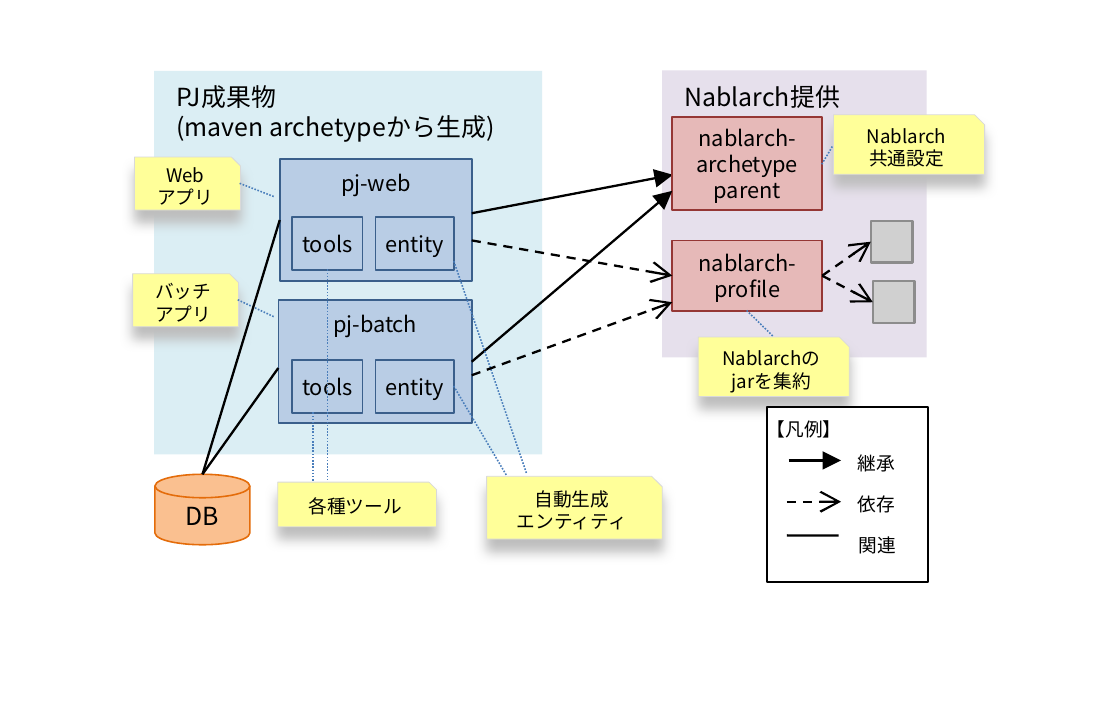
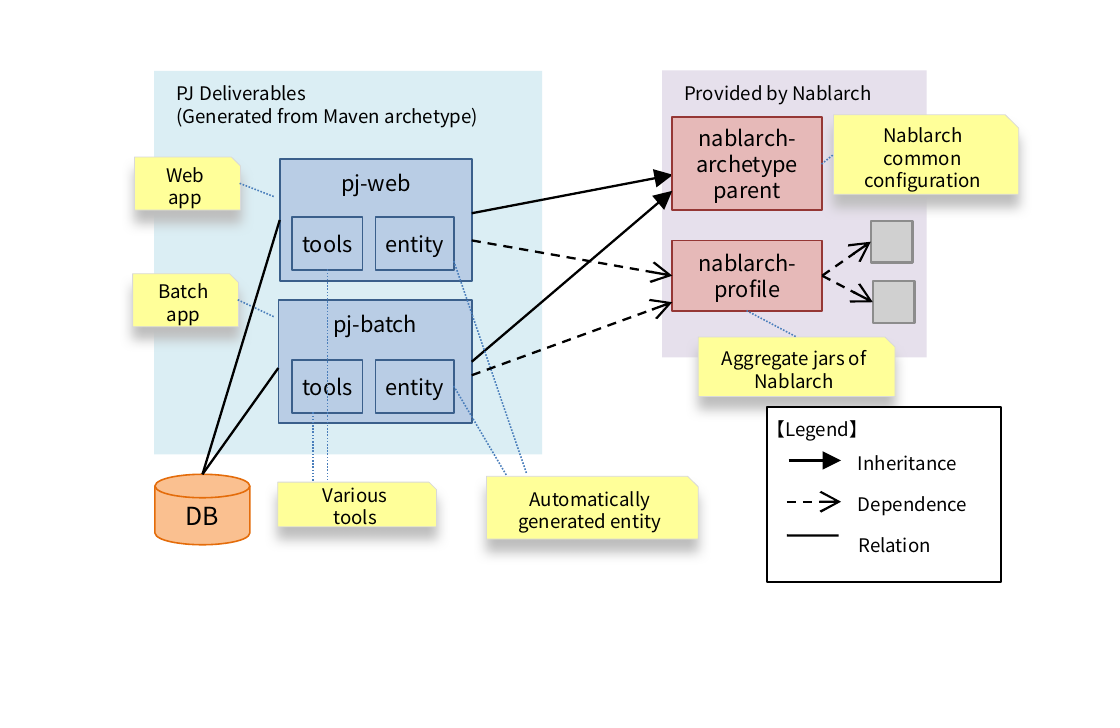
Before and after one commit to nablarch/nablarch-document, a slide deck: slide 1 of en/application_framework/application_framework/blank_project/MavenModuleStructures/_images.pptx. Drawn at 1120x728 pixels with LibreOffice and Linux fonts; fonts in the diff are those of the drawing; grey boxes stand for pictures. Boxes give left, top, right and bottom in pixels: in the first picture for what was removed or moved away, otherwise in the second. Text is boxed around its words. In the diff, an @@ line names an element or a change of style, - is before the commit and + after.

```diff
--- a/en/application_framework/application_framework/blank_project/MavenModuleStructures/_images.pptx
+++ b/en/application_framework/application_framework/blank_project/MavenModuleStructures/_images.pptx
@@ text in rectangle at (176, 85, 479, 128): text changed; size 8 to 6 pt @@
-PJ成果物
-(maven archetypeから生成)
+PJ Deliverables
+(Generated from Maven archetype)
@@ text in rectangle at (684, 85, 871, 105): text changed; size 8 to 6 pt @@
-Nablarch提供
+Provided by Nablarch
@@ snip rect "Nablarch": place and size @@
-snip rect "Nablarch" at (833, 114, 983, 175)
+snip rect "Nablarch" at (833, 114, 1019, 193)
@@ line moved from (822, 164) - (833, 146) to (822, 164) - (833, 155) @@
@@ text in snip rect at (864, 154, 981, 192): text changed @@
-共通設定
+common
+configuration
@@ text in snip rect at (168, 193, 202, 209): text changed @@
-アプリ
+app
@@ text in snip rect at (158, 283, 208, 326): text changed @@
-バッチ
-アプリ
+Batch
+app
@@ line moved from (748, 311) - (773, 336) to (748, 311) - (797, 336) @@
@@ snip rect "Aggregate jars of Nablarch": place and size @@
-snip rect "Aggregate jars of Nablarch" at (699, 336, 849, 396)
+snip rect "Aggregate jars of Nablarch" at (699, 336, 896, 396)
@@ text in snip rect at (722, 350, 866, 389): text changed @@
-Nablarchのjarを集約
+Aggregate jars of Nablarch
@@ rectangle "【Legend】": place and size @@
-rectangle "【Legend】" at (766, 408, 927, 582)
+rectangle "【Legend】" at (766, 408, 999, 582)
@@ text in rectangle at (767, 417, 868, 442): text changed @@
-【凡例】
+【Legend】
@@ snip rect "Automatically generated entity": place and size @@
-snip rect "Automatically generated entity" at (486, 477, 661, 540)
+snip rect "Automatically generated entity" at (486, 477, 697, 540)
@@ text at (858, 455, 957, 471): text changed @@
-継承
+Inheritance
@@ text in snip rect at (323, 487, 388, 530): text changed @@
-各種ツール
+Various tools
@@ text in snip rect at (518, 491, 662, 533): text changed @@
-自動生成
-エンティティ
+Automatically generated entity
@@ text at (858, 496, 967, 516): text changed @@
-依存
+Dependence
@@ text at (858, 537, 930, 553): text changed @@
-関連
+Relation
```
Also in this commit, not shown: 2 other files.
